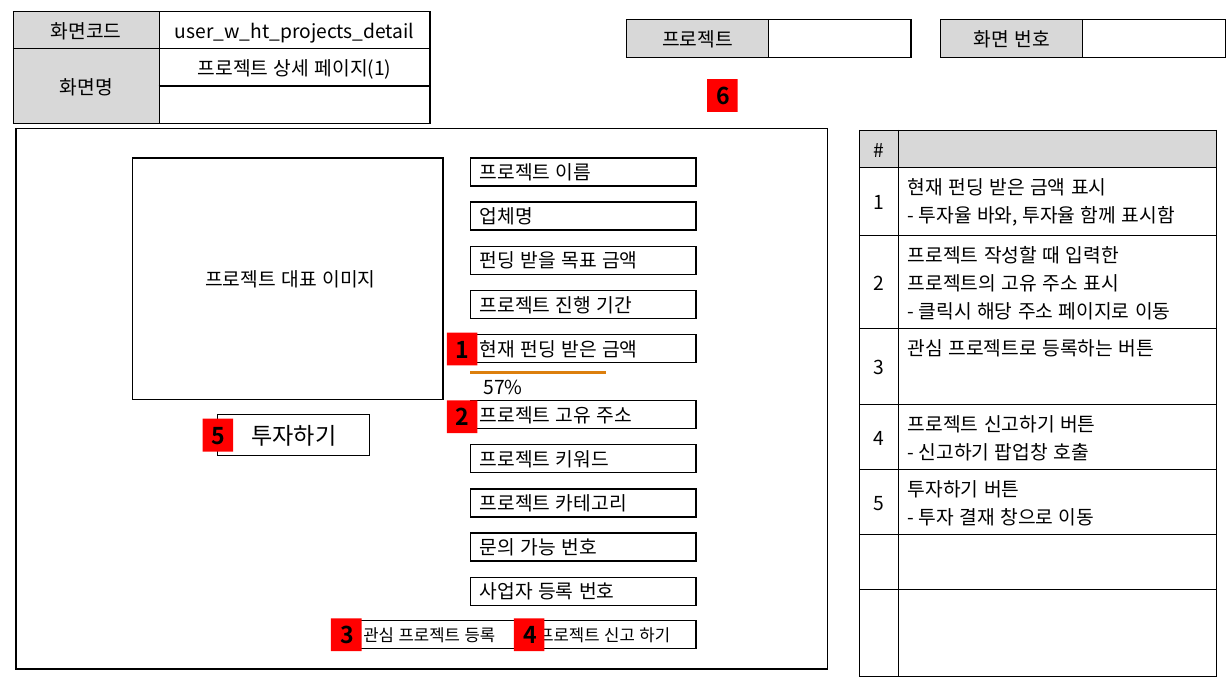
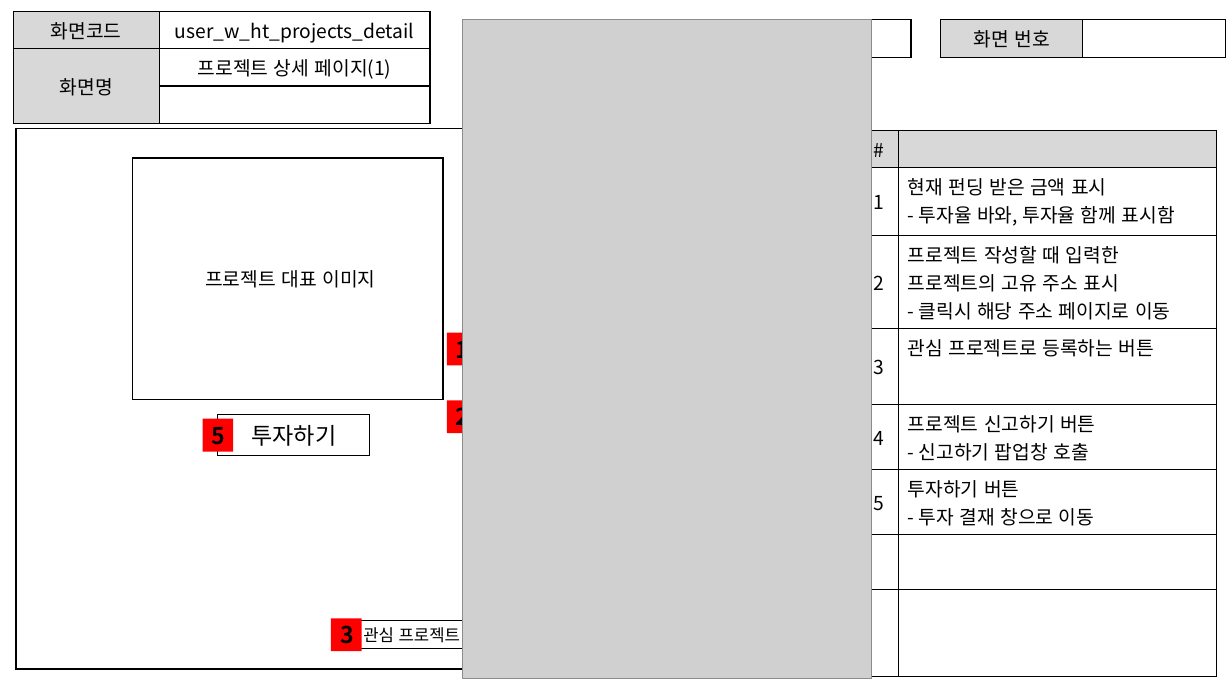
Before and after one commit to ezenteam2/EzenCrowdFunding, a slide deck: slide 16 of project03 화면설계서/project03 - 화면 설계서 - 현태.pptx (slide 13 before the commit). Drawn at 1232x693 pixels with LibreOffice and Linux fonts; fonts in the diff are those of the drawing; grey boxes stand for pictures. Boxes give left, top, right and bottom in pixels: in the first picture for what was removed or moved away, otherwise in the second. Text is boxed around its words. In the diff, an @@ line names an element or a change of style, - is before the commit and + after.

```diff
--- a/project03 화면설계서/project03 - 화면 설계서 - 현태.pptx
+++ b/project03 화면설계서/project03 - 화면 설계서 - 현태.pptx
@@ picture added at (462, 19, 872, 679) @@
@@ rectangle removed at (707, 79, 738, 112) @@
-6
@@ group removed at (470, 158, 697, 651): 13 rectangles, 1 line @@
-57%
-프로젝트 신고 하기
-프로젝트 이름
-업체명
-펀딩 받을 목표 금액
-프로젝트 진행 기간
-현재 펀딩 받은 금액
-프로젝트 고유 주소
-프로젝트 키워드
-프로젝트 카테고리
-문의 가능 번호
-사업자 등록 번호
-4
```
Also in this commit, not shown: 15 slides added, 8 slides removed, 34 other files.
